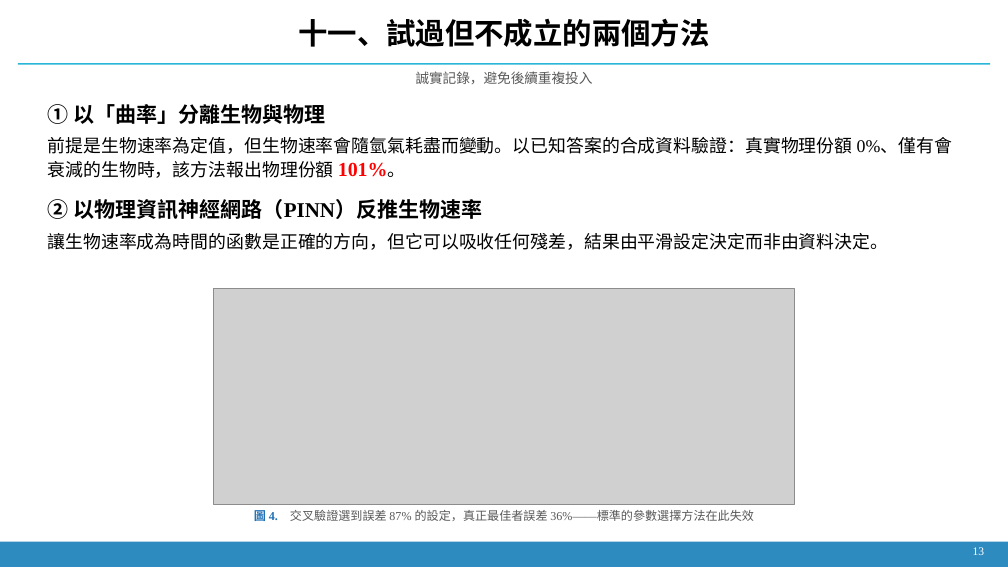
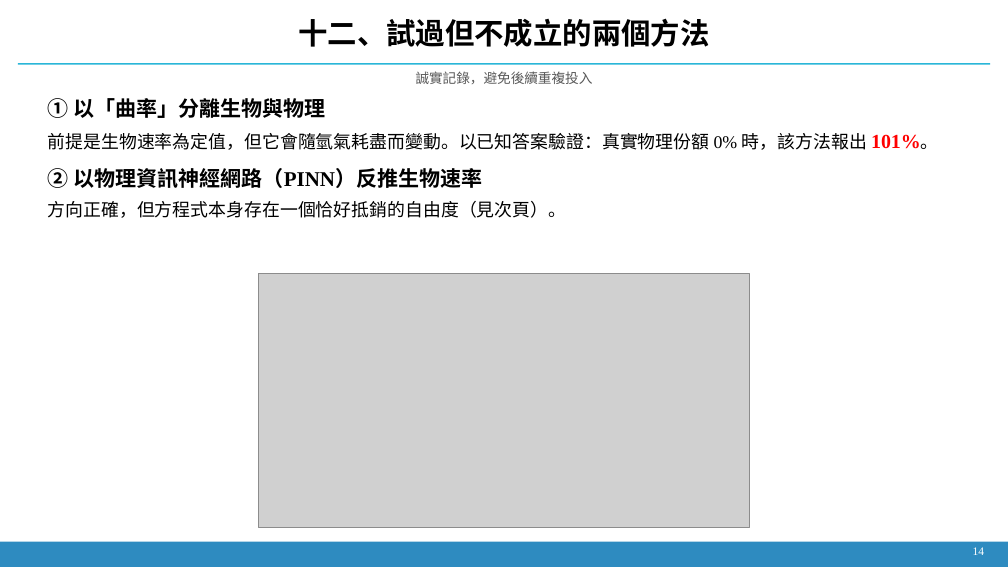
Before and after one commit to Yutou0601/Bioreactor-Edge-AI, a slide deck: slide 13 of docs/decks/簡報_2026-09-21_氫氣流失與壓降歸因.pptx (slide 12 before the commit). Drawn at 1008x567 pixels with LibreOffice and Linux fonts; fonts in the diff are those of the drawing; grey boxes stand for pictures. Boxes give left, top, right and bottom in pixels: in the first picture for what was removed or moved away, otherwise in the second. Text is boxed around its words. In the diff, an @@ line names an element or a change of style, - is before the commit and + after.

```diff
--- a/docs/decks/簡報_2026-09-21_氫氣流失與壓降歸因.pptx
+++ b/docs/decks/簡報_2026-09-21_氫氣流失與壓降歸因.pptx
@@ text at [299, 18, 710, 47]: text changed @@
-十一、試過但不成立的兩個方法
+十二、試過但不成立的兩個方法
@@ text at [48, 133, 939, 150]: text changed @@
-前提是生物速率為定值，但生物速率會隨氫氣耗盡而變動。以已知答案的合成資料驗證：真實物理份額 0%、僅有會衰減的生物時，該方法報出物理份額 101%。
+前提是生物速率為定值，但它會隨氫氣耗盡而變動。以已知答案驗證：真實物理份額 0% 時，該方法報出 101%。
@@ text at [48, 201, 567, 218]: text changed @@
-讓生物速率成為時間的函數是正確的方向，但它可以吸收任何殘差，結果由平滑設定決定而非由資料決定。
+方向正確，但方程式本身存在一個恰好抵銷的自由度（見次頁）。
@@ picture: place and size @@
-picture at [214, 289, 795, 504]
+picture at [259, 274, 750, 528]
@@ text removed at [254, 508, 754, 524] @@
-圖 4. 交叉驗證選到誤差 87% 的設定，真正最佳者誤差 36%——標準的參數選擇方法在此失效
@@ text at [973, 547, 985, 555]: text changed @@
-13
+14
```
Also in this commit, not shown: 12 other slides changed, 3 slides added, 22 other files.
